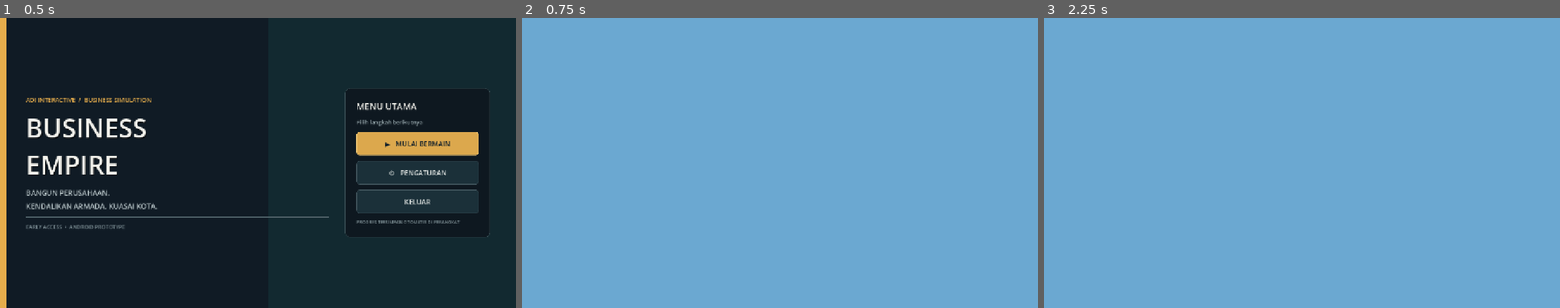
Above: before the commit, frames 1-3 (left to right).
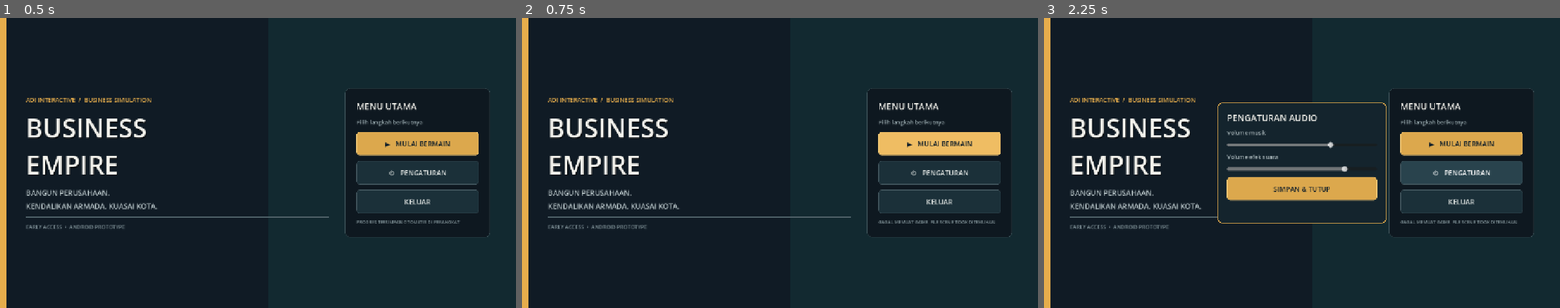
Above: after the commit, the same moments.

Repository: Muhtadi112/Business-Empire
Game: Godot game, scene res://scenes/main_menu.tscn
Two runs of this game, one before a commit and one after it. Both use one fixed random seed, a clock stepped at 60 frames per second and the inputs below.
Inputs (mouse positions are in pixels of both pictures, inside the frame that each line leads up to):
- Up to frame 1 (0.5 s): no input
- Up to frame 2 (0.75 s): click "▶ MULAI BERMAIN" at 0.5 s
- Up to frame 3 (2.25 s): click (1461, 142) at 1.25 s, where only the run after the commit has a clickable "▶ MULAI BERMAIN"; click (1461, 171) at 2 s, where only the run after the commit has a clickable "⚙ PENGATURAN"

Frame 1 is identical in both runs. In frame 2, 100% of the frame differs, in the area x 0-100%, y 0-100%; in frame 3, 100%.
Error before the commit: Parse Error: Cannot infer the type of "container_name" variable because the value doesn't have a set type. (res://scripts/main.gd:303)

Commit message:
Show ADI logo and route Play through branded loading screen

Diff:
--- a/godot/scripts/main_menu.gd
+++ b/godot/scripts/main_menu.gd
@@ -1,6 +1,6 @@
 extends Control
 
-const GAME_SCENE := "res://scenes/main.tscn"
+const GAME_SCENE := "res://scenes/loading_screen.tscn"
 
 var settings_panel: PanelContainer
 var music_slider: HSlider
@@ -53,6 +53,15 @@
 	left.alignment = BoxContainer.ALIGNMENT_CENTER
 	left.add_theme_constant_override("separation", 14)
 	layout.add_child(left)
+
+	var logo_path := "res://assets/branding/logo.jpg"
+	if ResourceLoader.exists(logo_path):
+		var logo := TextureRect.new()
+		logo.texture = load(logo_path) as Texture2D
+		logo.custom_minimum_size = Vector2(220, 112)
+		logo.expand_mode = TextureRect.EXPAND_FIT_WIDTH_PROPORTIONAL
+		logo.stretch_mode = TextureRect.STRETCH_KEEP_ASPECT_CENTERED
+		left.add_child(logo)
 
 	var eyebrow := _label("ADI INTERACTIVE  /  BUSINESS SIMULATION", 15, Color("#e6ad4c"))
 	left.add_child(eyebrow)
